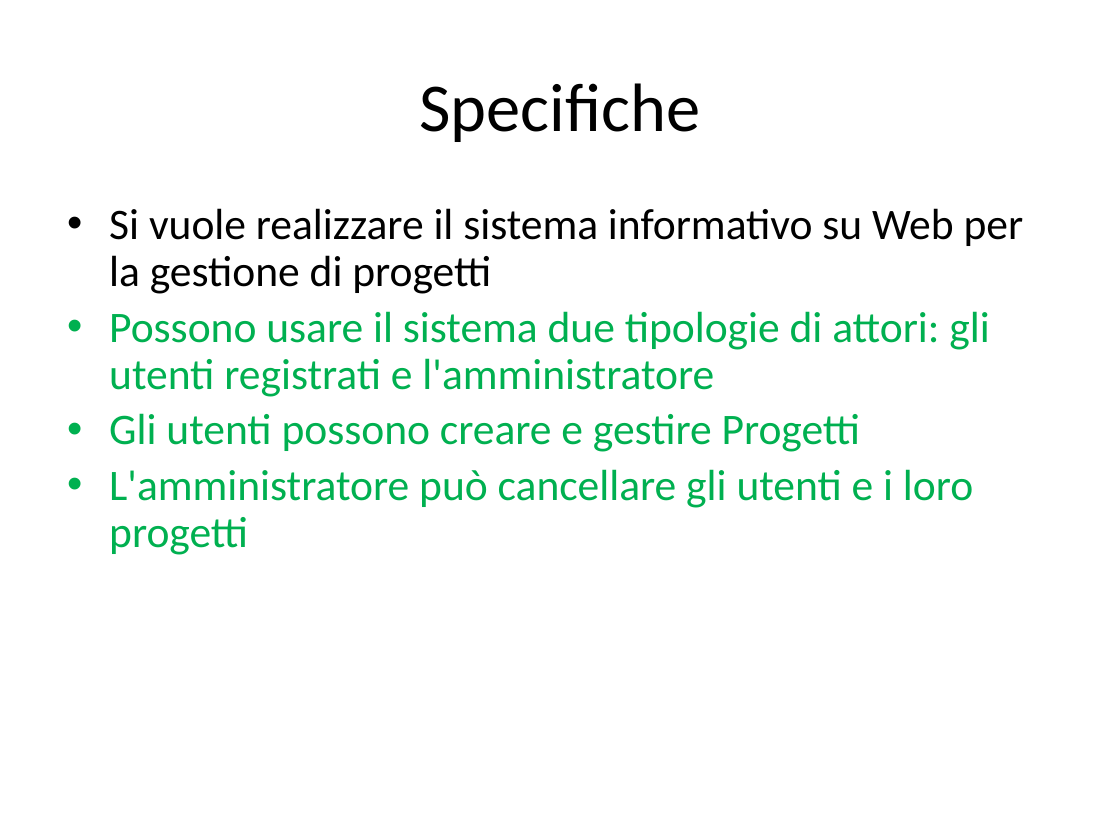
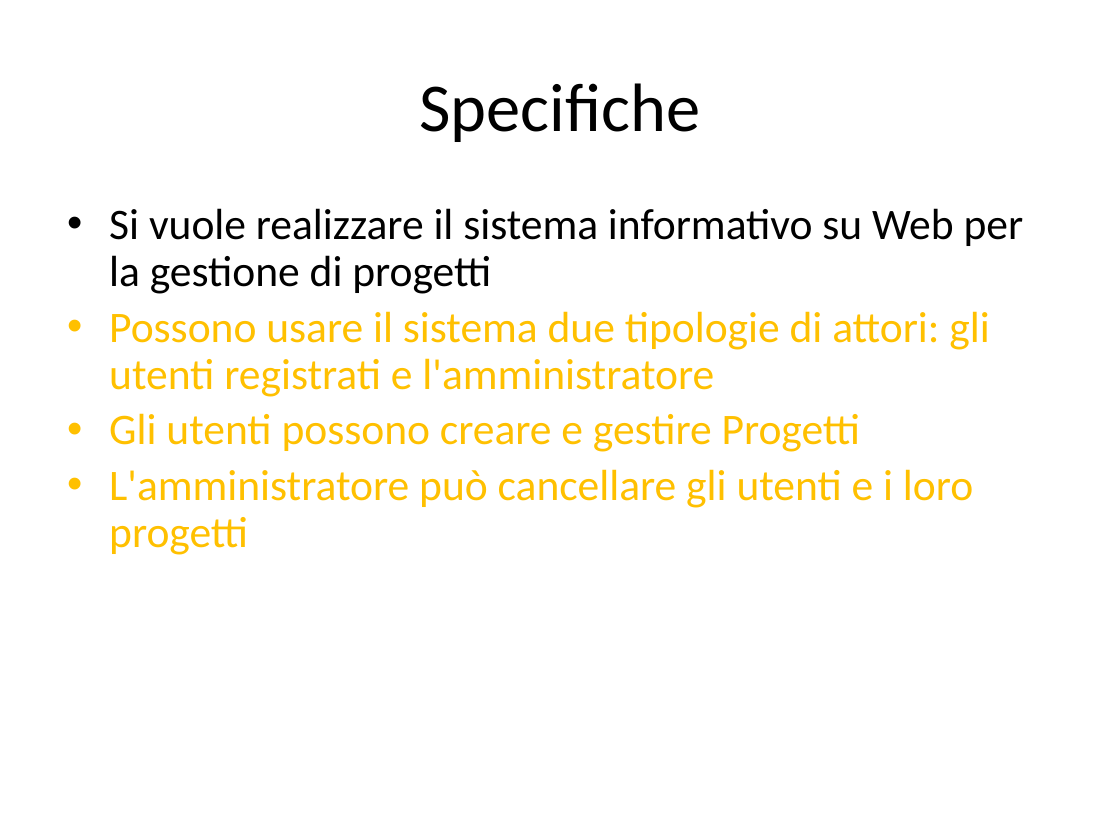
Before and after one commit to JohnnyWalkerRed/SIW-ProjectManager, a slide deck: slide 2 of Direttive progetto e class diagram/siw-progetto-giugno-2020.pptx. Drawn at 1120x840 pixels with LibreOffice and Linux fonts; fonts in the diff are those of the drawing. Boxes give left, top, right and bottom in pixels: in the first picture for what was removed or moved away, otherwise in the second. Text is boxed around its words. In the diff, an @@ line names an element or a change of style, - is before the commit and + after.

```diff
--- a/Direttive progetto e class diagram/siw-progetto-giugno-2020.pptx
+++ b/Direttive progetto e class diagram/siw-progetto-giugno-2020.pptx
@@ text at <box>109,311,989,555</box>: text colour #00B050 to #FFC000 in "Possono usare il sistema due tipologie di ...", "Gli utenti possono creare e gestire Progetti", "L'amministratore può cancellare gli utenti e i ..." @@
```
Also in this commit, not shown: 5 other slides changed, 2 other files.
